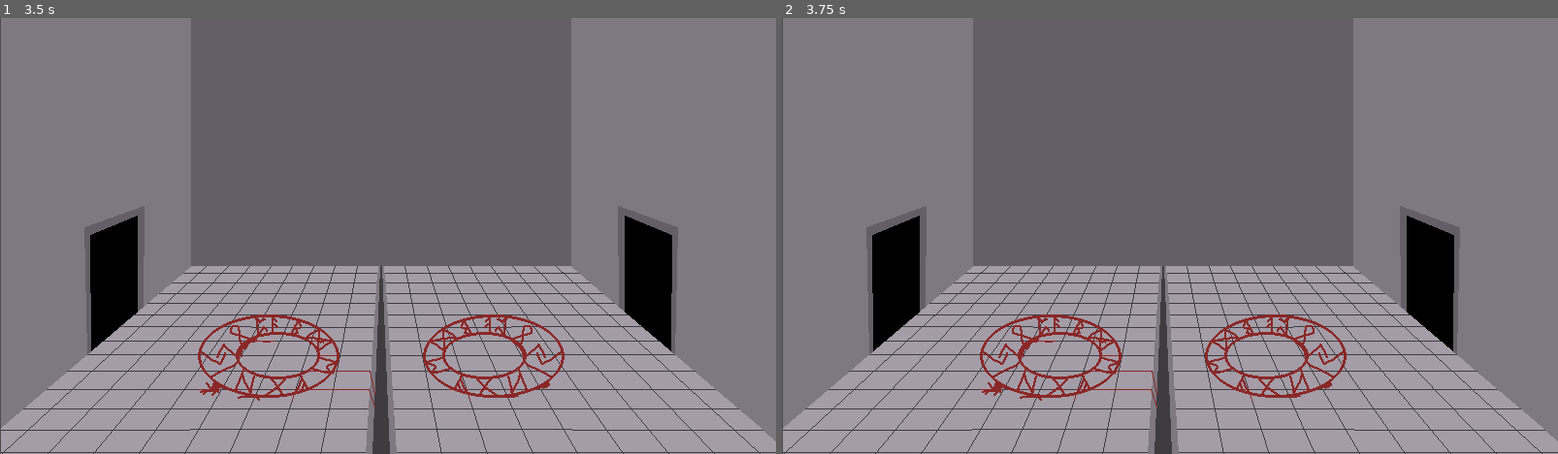
Above: before the commit, frames 1-2 (left to right).
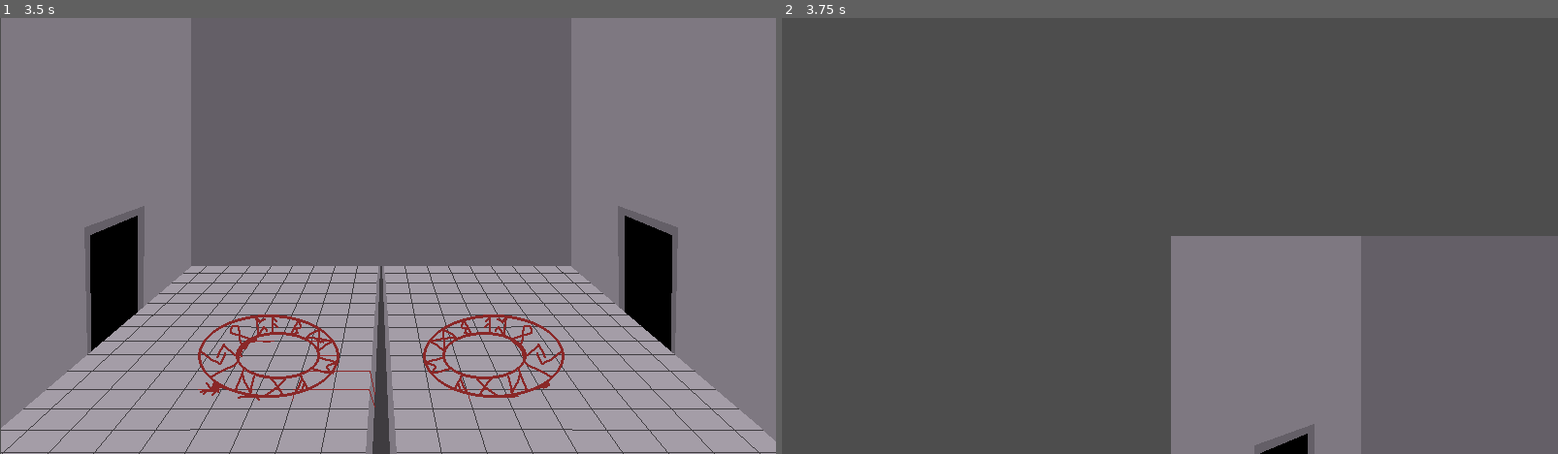
Above: after the commit, the same moments.

Repository: lewis785/ludum-dare-55
Game: Godot game, scene res://scenes/levels/sliding_window.tscn
Same seed, same stepped clock (60 frames per second), same inputs: the game is played once before the commit and once after it.
Inputs:
- Up to frame 1 (3.5 s): tap Enter at 0.5, 1.35, 2, 2.85 s; hold Enter 0.53-1.28 s; tap Space at 1.25, 2.75 s; hold Enter 2.03-2.78 s
- Up to frame 2 (3.75 s): tap Enter at 3.5 s; hold Enter from 3.53 s (still down)

Frame 1 is identical in both runs. In frame 2, 98% of the frame differs, in the area x 0-100%, y 0-100%.
Error after the commit: Attempt to call function 'get_position' in base 'null instance' on a null instance. (res://scenes/levels/sliding_window.gd:36)

Commit message:
ADD camera control now works

Diff:
--- a/scenes/levels/FloatingCamera.gd
+++ /dev/null
@@ -1,6 +0,0 @@
-extends Node2D
-
-onready var camera = $Camera2D
-
-func _process(delta):
-	camera.setposition()
--- /dev/null
+++ b/scenes/levels/sliding_window.gd
@@ -0,0 +1,49 @@
+extends Node2D
+
+@onready var camera = $Camera2D
+@onready var snap_point_0 = $Node/SnapPoint0
+@onready var snap_point_1 = $Node/SnapPoint1
+@onready var snap_point_2 = $Node/SnapPoint2
+@onready var snap_point_3 = $Node/SnapPoint3
+@onready var snap_point_4 = $Node/SnapPoint4
+@onready var snap_point_5 = $Node/SnapPoint5
+@onready var snap_point_6 = $Node/SnapPoint6
+
+const ROOM0 = 0
+const ROOM1 = 1
+const ROOM2 = 2
+const ROOM3 = 3
+const ROOM4 = 4
+const ROOM5 = 5
+const ROOM6 = 6
+
+
+
+var target = 0
+var target_coordinates = Vector2.ZERO	#Initialise the variable so it doesnt complain
+
+
+
+func _input(event):
+	print(event)
+	if(Input.is_key_pressed(KEY_ENTER)):
+		target+=1
+
+		match target:
+			ROOM0:
+				target_coordinates = snap_point_0.get_position()
+			ROOM1:
+				target_coordinates = snap_point_1.get_position()
+			ROOM2:
+				target_coordinates = snap_point_2.get_position()
+			ROOM3:
+				target_coordinates = snap_point_3.get_position()
+			ROOM4:
+				target_coordinates = snap_point_4.get_position()
+			ROOM5:
+				target_coordinates = snap_point_5.get_position()
+			ROOM6:
+				target_coordinates = snap_point_6.get_position()
+		print(target_coordinates)
+
+		camera.set_position(target_coordinates)
--- a/scenes/levels/sliding_window.tscn
+++ b/scenes/levels/sliding_window.tscn
@@ -1,13 +1,19 @@
-[gd_scene load_steps=3 format=3 uid="uid://d2arbyrhcflvl"]
+[gd_scene load_steps=8 format=3 uid="uid://d2arbyrhcflvl"]
 
+[ext_resource type="Script" path="res://scenes/levels/sliding_window.gd" id="1_6pdol"]
 [ext_resource type="Texture2D" uid="uid://crs8kox2y0gj7" path="res://assets/backgrounds/room_temp.png" id="1_kxj20"]
 [ext_resource type="PackedScene" uid="uid://f7pi0x6o1uvq" path="res://scenes/background_tools/snap_point.tscn" id="2_gb1u7"]
+[ext_resource type="Texture2D" uid="uid://bx1i43s3wp688" path="res://assets/practice/ass_pirate.png" id="4_14ego"]
+[ext_resource type="Texture2D" uid="uid://biffo6rna25ar" path="res://assets/practice/lewis.png" id="5_pxq10"]
+[ext_resource type="Texture2D" uid="uid://c0c0l8mc80uto" path="res://assets/practice/lewis_idle_animation.png" id="6_yncki"]
+[ext_resource type="Texture2D" uid="uid://jfierc1gn4n0" path="res://assets/practice/tile_map_placeholder.png" id="7_ewx55"]
 
 [node name="SlidingWindow" type="Node2D"]
+script = ExtResource("1_6pdol")
 
 [node name="TextureRect" type="TextureRect" parent="."]
 offset_left = 1.0
-offset_right = 5458.0
+offset_right = 5601.0
 offset_bottom = 450.0
 texture = ExtResource("1_kxj20")
 stretch_mode = 1
@@ -16,11 +22,41 @@
 position = Vector2(400, 225)
 zoom = Vector2(1.44, 1.44)
 
-[node name="SnapPoint" parent="." instance=ExtResource("2_gb1u7")]
-position = Vector2(1728, 225)
+[node name="CameraSnaps" type="Node" parent="."]
 
-[node name="SnapPoint2" parent="." instance=ExtResource("2_gb1u7")]
-position = Vector2(2880, 324)
+[node name="SnapPoint0" parent="CameraSnaps" instance=ExtResource("2_gb1u7")]
+position = Vector2(400, 225)
 
-[node name="SnapPoint3" parent="." instance=ExtResource("2_gb1u7")]
-position = Vector2(4032, 324)
+[node name="SnapPoint1" parent="CameraSnaps" instance=ExtResource("2_gb1u7")]
+position = Vector2(1200, 225)
+
+[node name="SnapPoint2" parent="CameraSnaps" instance=ExtResource("2_gb1u7")]
+position = Vector2(2000, 225)
+
+[node name="SnapPoint3" parent="CameraSnaps" instance=ExtResource("2_gb1u7")]
+position = Vector2(2800, 225)
+
+[node name="SnapPoint4" parent="CameraSnaps" instance=ExtResource("2_gb1u7")]
+position = Vector2(3600, 225)
+
+[node name="SnapPoint5" parent="CameraSnaps" instance=ExtResource("2_gb1u7")]
+position = Vector2(4400, 225)
+
+[node name="SnapPoint6" parent="CameraSnaps" instance=ExtResource("2_gb1u7")]
+position = Vector2(5200, 225)
+
+[node name="AssPirate" type="Sprite2D" parent="."]
+position = Vector2(1135, 208)
+texture = ExtResource("4_14ego")
+
+[node name="Lewis" type="Sprite2D" parent="."]
+position = Vector2(1919, 204)
+texture = ExtResource("5_pxq10")
+
+[node name="LewisIdleAnimation" type="Sprite2D" parent="."]
+position = Vector2(2820, 238)
+texture = ExtResource("6_yncki")
+
+[node name="TileMapPlaceholder" type="Sprite2D" parent="."]
+position = Vector2(3602, 227)
+texture = ExtResource("7_ewx55")
